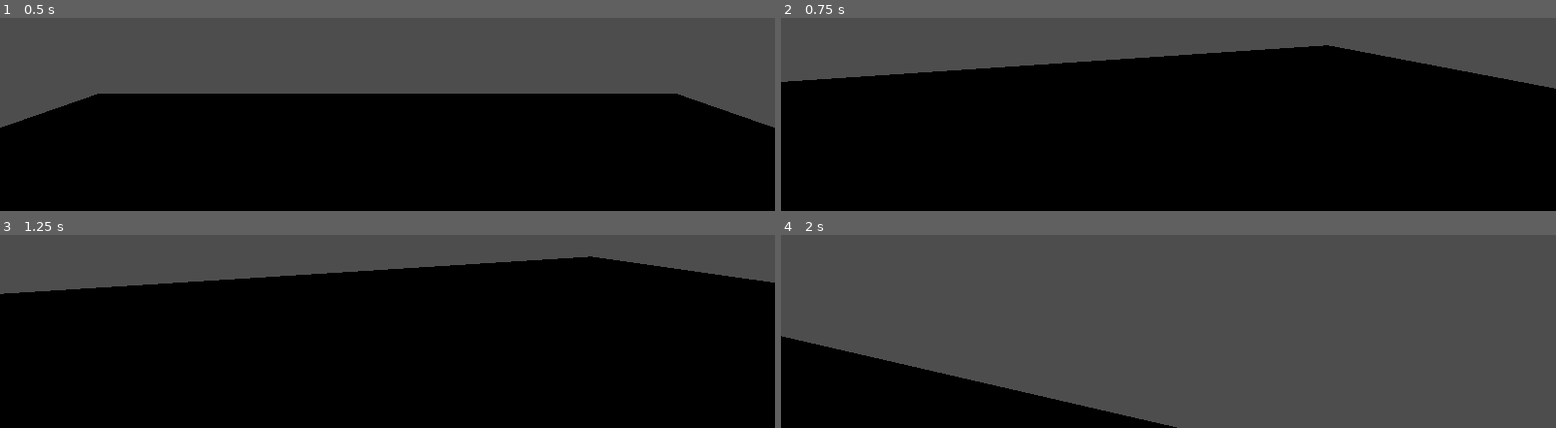
Above: before the commit, frames 1-4 (two rows, left to right).
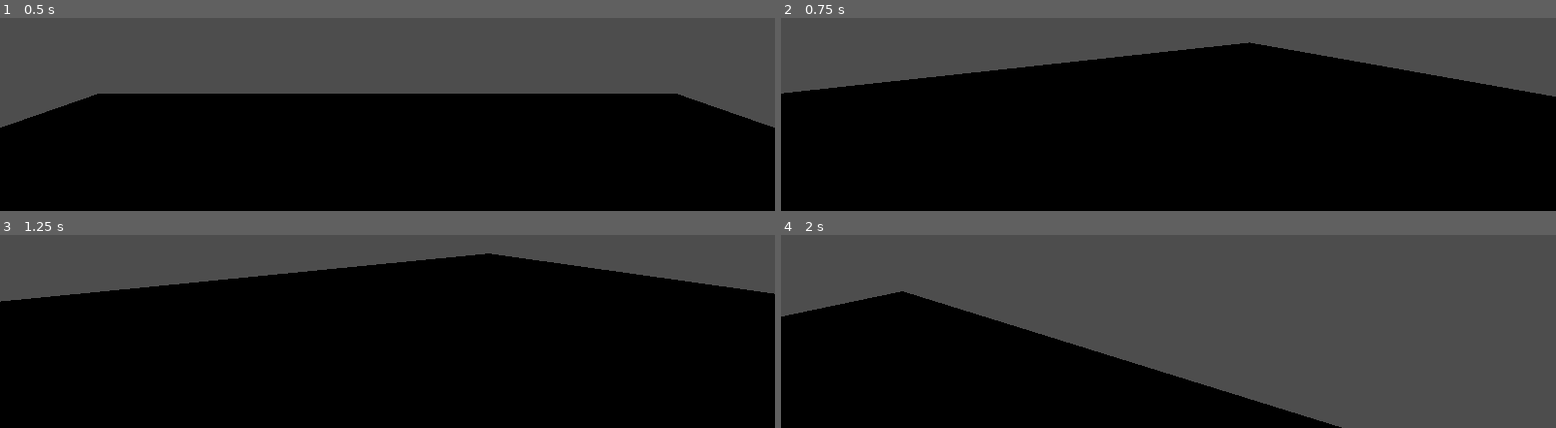
Above: after the commit, the same moments.

Repository: poogert/horror-game-jam-26
Game: Godot game, scene res://level.tscn
Two runs of this game, one before a commit and one after it. Both use one fixed random seed, a clock stepped at 60 frames per second and the inputs below.
Inputs (mouse positions are in pixels of both pictures, inside the frame that each line leads up to):
- Up to frame 1 (0.5 s): no input
- Up to frame 2 (0.75 s): tap Enter (ui_accept) at 0.5 s; move the mouse to (outside the picture) at 0.52 s; press the mouse at (outside the picture) at 0.53 s; hold W (forward) from 0.53 s (still down)
- Up to frame 3 (1.25 s): keep holding W (forward); tap Enter (ui_accept) at 0.77 s
- Up to frame 4 (2 s): keep holding W (forward); move the mouse to (outside the picture) at 1.27 s; release the mouse at (outside the picture) at 1.28 s; click (outside the picture) at 1.35 s; tap Enter (ui_accept) at 1.52 s

Frame 1 is identical in both runs. In frame 2, 3.3% of the frame differs, in the area x 0-100%, y 12-41%; in frame 3, 3.1%; in frame 4, 18%, in the area x 0-73%, y 29-100%.

Commit message:
gamestart

Diff:
--- a/generational/Cgame.tscn
+++ b/generational/Cgame.tscn
@@ -1,6 +1,7 @@
 [gd_scene format=3 uid="uid://728x4dd2goec"]
 
 [ext_resource type="Script" uid="uid://dy60u7620qh4b" path="res://taskScript.gd" id="1_opnd4"]
+[ext_resource type="PackedScene" uid="uid://cwk3ujg6clvdc" path="res://computer_game.tscn" id="2_uumg8"]
 
 [sub_resource type="BoxShape3D" id="BoxShape3D_hwta1"]
 
@@ -18,3 +19,11 @@
 
 [node name="MeshInstance3D" type="MeshInstance3D" parent="." unique_id=1998742154]
 mesh = SubResource("BoxMesh_hwta1")
+
+[node name="Node3D" type="Node3D" parent="." unique_id=1325769811]
+transform = Transform3D(1, 0, 0, 0, 1, 0, 0, 0, 1, 0, 0, 0.837952)
+
+[node name="SubViewport" type="SubViewport" parent="Node3D" unique_id=932446449]
+transparent_bg = true
+
+[node name="computerGame" parent="Node3D/SubViewport" unique_id=1396812980 instance=ExtResource("2_uumg8")]
--- /dev/null
+++ b/generational/computer_game.gd
@@ -0,0 +1,17 @@
+extends Node2D
+
+@onready var buttonSpawnArea = $MarginContainer/MarginContainer
+
+@export var buttonCount: int = 5
+func _ready() -> void:
+	randomize()
+
+	for i in range(buttonCount):
+		var button = CheckButton.new()
+
+		buttonSpawnArea.add_child(button)
+
+		var randomX = randf_range(0.0,1520.0)
+		var randomY = randf_range(0.0,880.0)
+
+		button.position = Vector2(randomX,randomY)
--- /dev/null
+++ b/generational/computer_game.tscn
@@ -0,0 +1,34 @@
+[gd_scene format=3 uid="uid://cwk3ujg6clvdc"]
+
+[ext_resource type="Script" uid="uid://0d24std3fhtq" path="res://computer_game.gd" id="1_rxtf6"]
+[ext_resource type="Texture2D" uid="uid://bdwjown04h0ix" path="res://2203_green-color.png" id="2_f1487"]
+
+[node name="computerGame" type="Node2D" unique_id=1396812980]
+script = ExtResource("1_rxtf6")
+
+[node name="MarginContainer" type="MarginContainer" parent="." unique_id=958156309]
+custom_maximum_size = Vector2(1929, 1080)
+anchors_preset = 8
+anchor_left = 0.5
+anchor_top = 0.5
+anchor_right = 0.5
+anchor_bottom = 0.5
+offset_right = 1920.0
+offset_bottom = 1080.0
+grow_horizontal = 2
+grow_vertical = 2
+theme_override_constants/margin_left = 200
+theme_override_constants/margin_top = 100
+theme_override_constants/margin_right = 200
+theme_override_constants/margin_bottom = 100
+
+[node name="MarginContainer" type="MarginContainer" parent="MarginContainer" unique_id=476407742]
+layout_mode = 2
+theme_override_constants/margin_left = 73
+theme_override_constants/margin_top = 73
+theme_override_constants/margin_right = 73
+theme_override_constants/margin_bottom = 73
+
+[node name="TextureRect" type="TextureRect" parent="MarginContainer" unique_id=1800039437]
+layout_mode = 2
+texture = ExtResource("2_f1487")
--- a/generational/project.godot
+++ b/generational/project.godot
@@ -14,6 +14,11 @@
 run/main_scene="uid://cseq8smn0sld7"
 config/features=PackedStringArray("4.7", "Forward Plus")
 config/icon="res://icon.svg"
+
+[display]
+
+window/size/viewport_width=1920
+window/size/viewport_height=1080
 
 [global_group]
 
Binary file added: generational/2203_green-color.png
Not shown, added: generational/2203_green-color.png.import
Not shown, added: generational/computer_game.gd.uid
